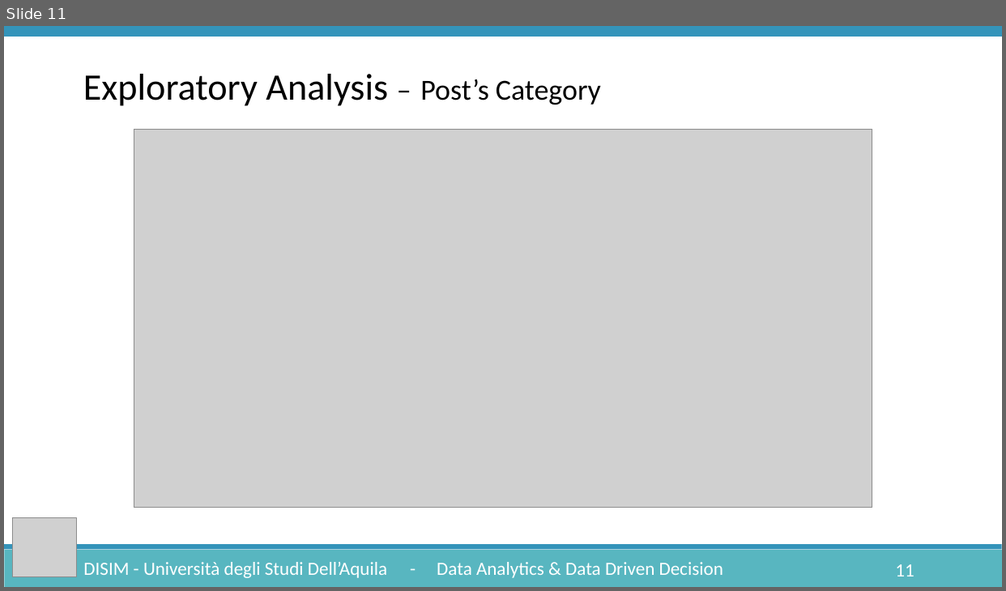
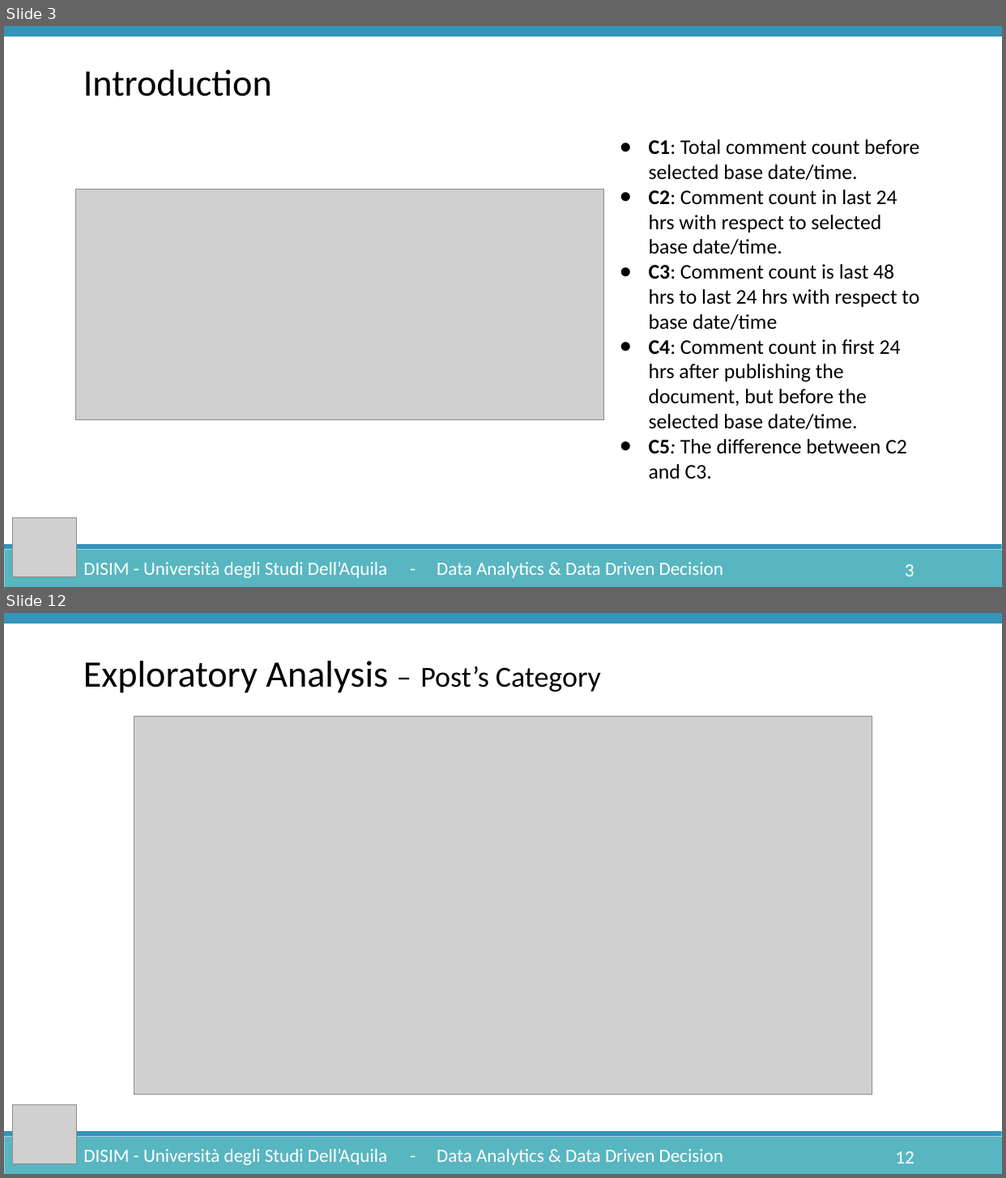
Before and after one commit to Lucgril/Data_Analytics, a slide deck: Documentation/DataAnalytics.pptx. Shown one above the other, each under a label of ours: slide 11 before the commit, slides 3 and 12 after it; the slides between them are not shown. The pictures are 1006x591 and 1006x1178 pixels, drawn with LibreOffice and Linux fonts; fonts in the diff are those of the drawing; grey boxes stand for pictures. Boxes give left, top, right and bottom in pixels: in the first picture for what was removed or moved away, otherwise in the second. Text is boxed around its words. In the diff, an @@ line names an element or a change of style, - is before the commit and + after.

```diff
--- a/Documentation/DataAnalytics.pptx
+++ b/Documentation/DataAnalytics.pptx
@@ slide 3 added at bbox=[4, 26, 1002, 587], background #FFFFFF; not listed: 2 template elements that a slide beside it also shows @@
@@ rectangle added at bbox=[4, 26, 1002, 37], fill #3494BA @@
@@ text added at bbox=[83, 70, 272, 96], 36 pt, text #000000 @@
+Introduction
@@ text added at bbox=[649, 139, 919, 479], 20 pt, text #000000 @@
+● C1: Total comment count before selected base date/time.
+● C2: Comment count in last 24 hrs with respect to selected base date/time.
+● C3: Comment count is last 48 hrs to last 24 hrs with respect to base date/time
+● C4: Comment count in first 24 hrs after publishing the document, but before the selected base date/time.
+● C5: The difference between C2 and C3.
@@ picture added at bbox=[76, 189, 603, 420] @@
@@ picture added at bbox=[13, 518, 77, 578] @@
@@ text added at bbox=[83, 562, 387, 578], 18 pt, text #FFFFFF @@
+DISIM - Università degli Studi Dell’Aquila
@@ text added at bbox=[437, 562, 723, 578], 18 pt, text #FFFFFF @@
+- Data Analytics & Data Driven Decision
@@ page number added at bbox=[905, 565, 914, 577], 18 pt, text #FFFFFF @@
+3
@@ what was slide 11 is now slide 12 @@
@@ page number at bbox=[895, 1152, 914, 1164]: text changed @@
-11
+12
```
Also in this commit, not shown: 11 slides changed, 4 other slides added, 1 slide removed.
